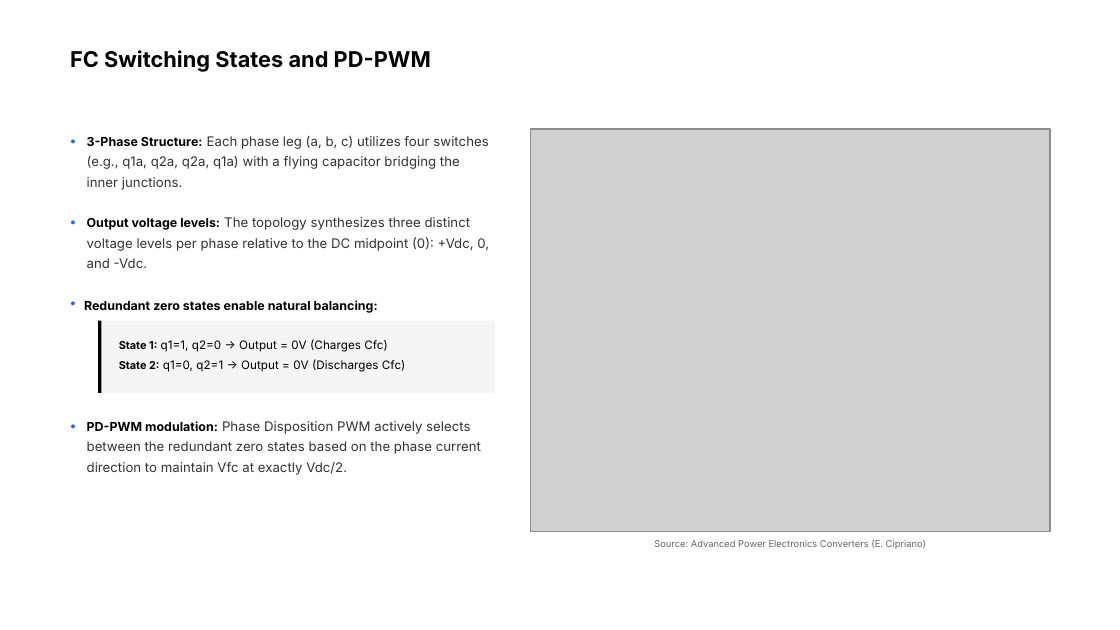
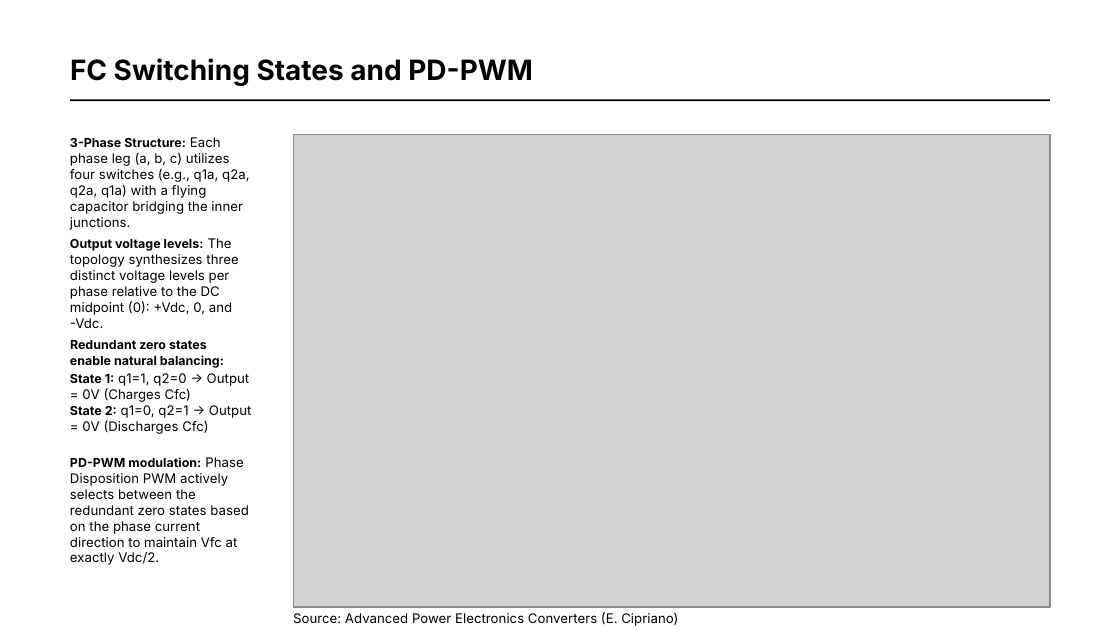
Before and after one commit to HayagreevSMeta/Inverter-Design, a slide deck: slide 6 of FC_Inverter_Presentation.pptx. Drawn at 1120x630 pixels with LibreOffice and Linux fonts; fonts in the diff are those of the drawing; grey boxes stand for pictures; background and template pictures are left out. Boxes give left, top, right and bottom in pixels: in the first picture for what was removed or moved away, otherwise in the second. Text is boxed around its words. In the diff, an @@ line names an element or a change of style, - is before the commit and + after.

Commit message:
Update PPT to latest presentation version with all design reasoning

```diff
--- a/FC_Inverter_Presentation.pptx
+++ b/FC_Inverter_Presentation.pptx
@@ text "FC Switching States and PD-PWM": place and size @@
-text "FC Switching States and PD-PWM" at (70,50,431,72)
+text "FC Switching States and PD-PWM" at (70,58,533,86)
@@ text "FC Switching States and PD-PWM" at (70,58,533,86): size 14 to 18 pt; line spacing 1.04 to 1 @@
@@ rectangle added at (69,100,1049,102), fill #000000 @@
@@ text "3-Phase Structure: Each phase leg ..." at (70,137,249,230): text colour #333333 to #000000 in "Each phase leg (a, b, c) utilizes ..."; line spacing 1.28 to 1 @@
@@ text removed at (69,129,76,151) @@
-•
@@ picture: place and size @@
-picture at (530,129,1049,531)
+picture at (293,134,1051,607)
@@ text "Output voltage levels: The topology ...": place and size @@
-text "Output voltage levels: The topology ..." at (87,217,489,268)
+text "Output voltage levels: The topology ..." at (70,238,238,328)
@@ text "Output voltage levels: The topology ..." at (70,238,238,328): text colour #333333 to #000000 in "The topology synthesizes three distinct voltage levels ..."; line spacing 1.28 to 1 @@
@@ text removed at (69,211,76,233) @@
-•
@@ text removed at (69,291,76,314) @@
-•
@@ rectangle removed at (99,320,496,392) @@
@@ rectangle removed at (99,320,102,392) @@
@@ text at (70,355,224,368): text changed @@
-Redundant zero states enable natural balancing:
+enable natural balancing:
@@ text added at (70,340,207,349), 8 pt, text #000000, bold @@
+Redundant zero states
@@ text "State 1: q1=1, q2=0 → ...": place and size @@
-text "State 1: q1=1, q2=0 → ..." at (119,339,405,372)
+text "State 1: q1=1, q2=0 → ..." at (70,373,252,434)
@@ text "State 1: q1=1, q2=0 → ..." at (70,373,252,434): size 7 to 8 pt in "State 1: State 2:"; size 7.5 to 8.5 pt in "q1=1, q2=0 → Output = 0V (Charges ..."; line spacing 1.44 to 1 @@
@@ text removed at (69,414,76,437) @@
-•
@@ text "PD-PWM modulation: Phase Disposition PWM ...": place and size @@
-text "PD-PWM modulation: Phase Disposition PWM ..." at (87,421,481,475)
+text "PD-PWM modulation: Phase Disposition PWM ..." at (70,457,248,565)
@@ text "PD-PWM modulation: Phase Disposition PWM ..." at (70,457,248,565): text colour #333333 to #000000 in "Phase Disposition PWM actively selects between the ..."; line spacing 1.28 to 1 @@
@@ text "Source: Advanced Power Electronics Converters ...": place and size @@
-text "Source: Advanced Power Electronics Converters ..." at (654,540,926,549)
+text "Source: Advanced Power Electronics Converters ..." at (293,612,678,626)
@@ text "Source: Advanced Power Electronics Converters ..." at (293,612,678,626): size 6 to 8.5 pt, text colour #666666 to #000000; alignment centre to left @@
```
Also in this commit, not shown: 12 other slides changed.
